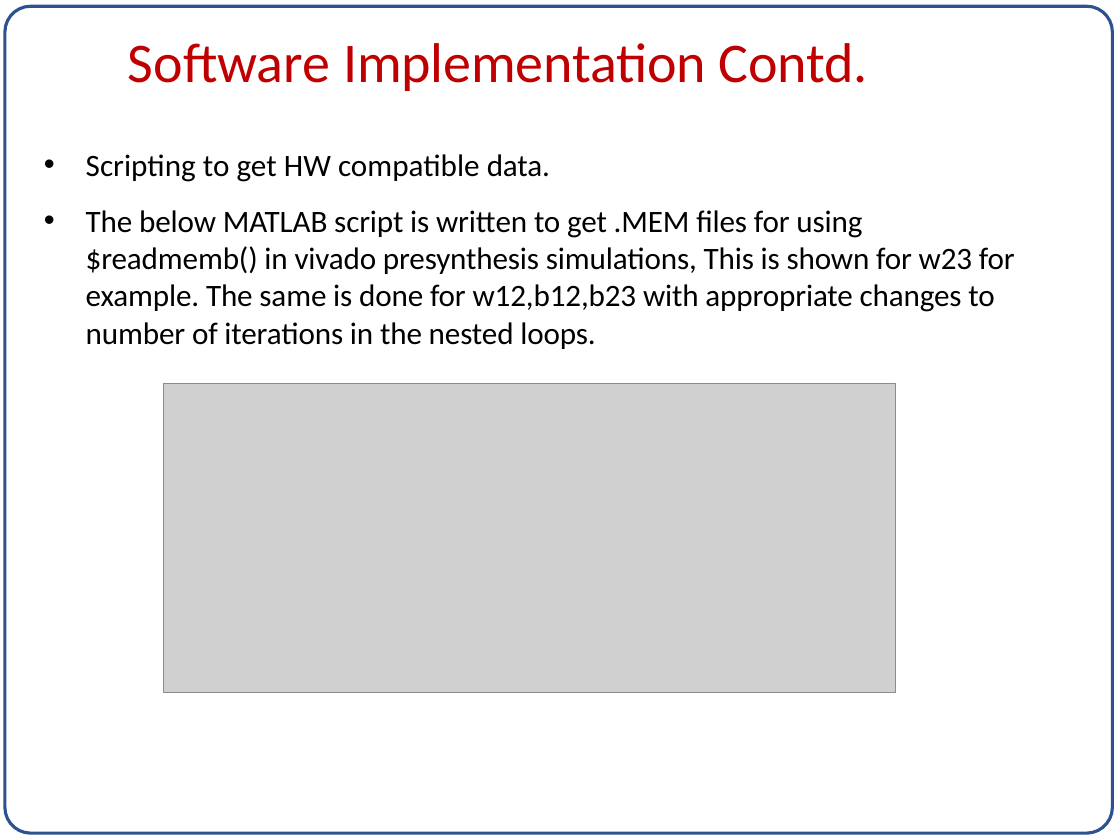
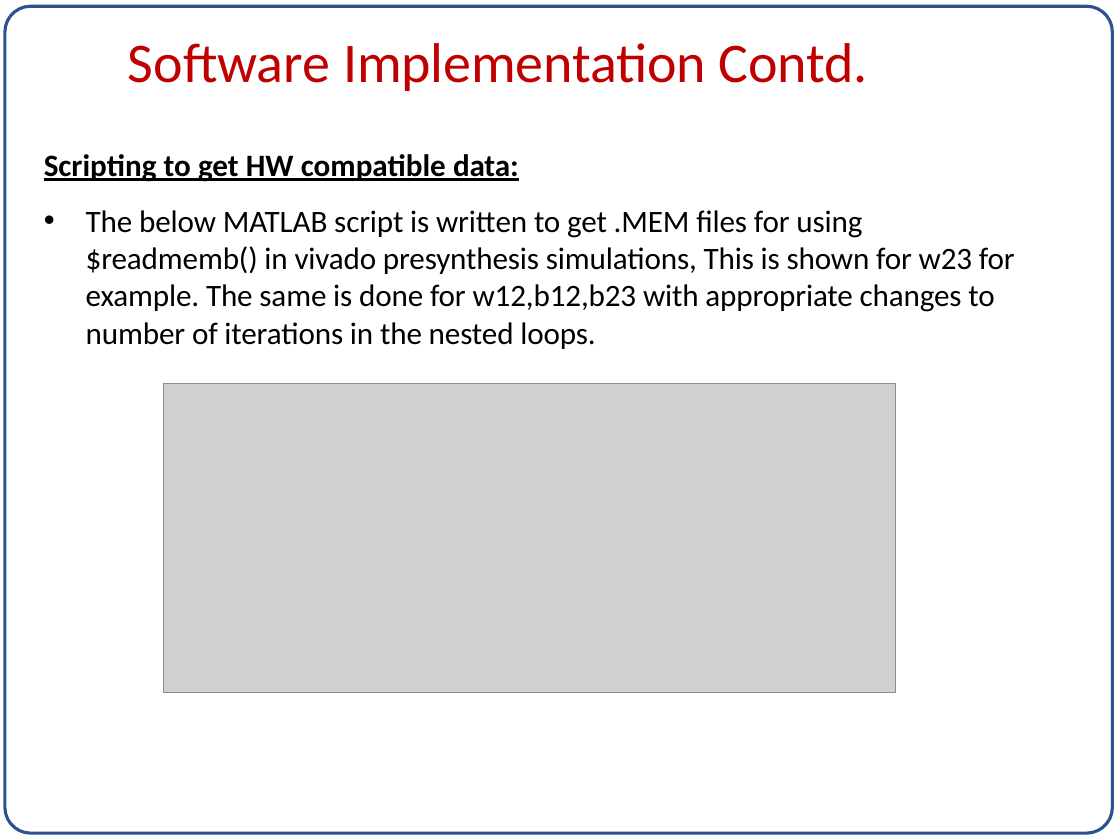
Before and after one commit to ImDanielMarkIsaac/DVLSI_ML_Project, a slide deck: slide 14 of FINAL_FILES/project_template.pptx. Drawn at 1120x840 pixels with LibreOffice and Linux fonts; fonts in the diff are those of the drawing; grey boxes stand for pictures. Boxes give left, top, right and bottom in pixels: in the first picture for what was removed or moved away, otherwise in the second. Text is boxed around its words. In the diff, an @@ line names an element or a change of style, - is before the commit and + after.

```diff
--- a/FINAL_FILES/project_template.pptx
+++ b/FINAL_FILES/project_template.pptx
@@ text at (44,154,519,182): text changed; bold on @@
-• Scripting to get HW compatible data.
+Scripting to get HW compatible data:
```
Also in this commit, not shown: 25 other slides changed, 18 slides added, 1 other file.
